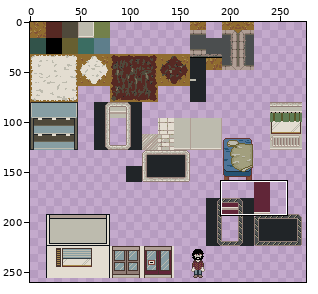
A sprite sheet gets an edit: assets/gfx/tileset.png. The first picture is a wide view before the edit; the outline marks the close-up.
Close-up. Old version:
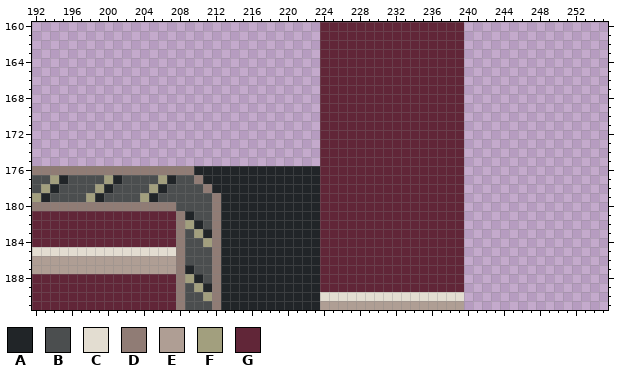
The file is 320x320 pixels. Shown: x 192..255, y 160..191. The wide view leaves out empty margins.
Palette (. is transparent): A #212528  B #4b4e4f  C #e3ddd1  D #907c75  E #af9e94  F #a29f7e  G #612638
Pixels before, first column x 192:
160 ................................GGGGGGGGGGGGGGGG
161 ................................GGGGGGGGGGGGGGGG
162 ................................GGGGGGGGGGGGGGGG
163 ................................GGGGGGGGGGGGGGGG
164 ................................GGGGGGGGGGGGGGGG
165 ................................GGGGGGGGGGGGGGGG
166 ................................GGGGGGGGGGGGGGGG
167 ................................GGGGGGGGGGGGGGGG
168 ................................GGGGGGGGGGGGGGGG
169 ................................GGGGGGGGGGGGGGGG
170 ................................GGGGGGGGGGGGGGGG
171 ................................GGGGGGGGGGGGGGGG
172 ................................GGGGGGGGGGGGGGGG
173 ................................GGGGGGGGGGGGGGGG
174 ................................GGGGGGGGGGGGGGGG
175 ................................GGGGGGGGGGGGGGGG
176 DDDDDDDDDDDDDDDDDDAAAAAAAAAAAAAAGGGGGGGGGGGGGGGG
177 BBFABBBBFABBBBFABBDAAAAAAAAAAAAAGGGGGGGGGGGGGGGG
178 BFABBBBFABBBBFABBBBDAAAAAAAAAAAAGGGGGGGGGGGGGGGG
179 FABBBBFABBBBFABBBBBBDAAAAAAAAAAAGGGGGGGGGGGGGGGG
180 DDDDDDDDDDDDDDDDBBBBDAAAAAAAAAAAGGGGGGGGGGGGGGGG
181 GGGGGGGGGGGGGGGGDABBDAAAAAAAAAAAGGGGGGGGGGGGGGGG
182 GGGGGGGGGGGGGGGGDFABDAAAAAAAAAAAGGGGGGGGGGGGGGGG
183 GGGGGGGGGGGGGGGGDBFADAAAAAAAAAAAGGGGGGGGGGGGGGGG
184 GGGGGGGGGGGGGGGGDBBFDAAAAAAAAAAAGGGGGGGGGGGGGGGG
185 CCCCCCCCCCCCCCCCDBBBDAAAAAAAAAAAGGGGGGGGGGGGGGGG
186 EEEEEEEEEEEEEEEEDBBBDAAAAAAAAAAAGGGGGGGGGGGGGGGG
187 EEEEEEEEEEEEEEEEDABBDAAAAAAAAAAAGGGGGGGGGGGGGGGG
188 GGGGGGGGGGGGGGGGDFABDAAAAAAAAAAAGGGGGGGGGGGGGGGG
189 GGGGGGGGGGGGGGGGDBFADAAAAAAAAAAAGGGGGGGGGGGGGGGG
190 GGGGGGGGGGGGGGGGDBBFDAAAAAAAAAAACCCCCCCCCCCCCCCC
191 GGGGGGGGGGGGGGGGDBBBDAAAAAAAAAAAEEEEEEEEEEEEEEEE
After the commit:
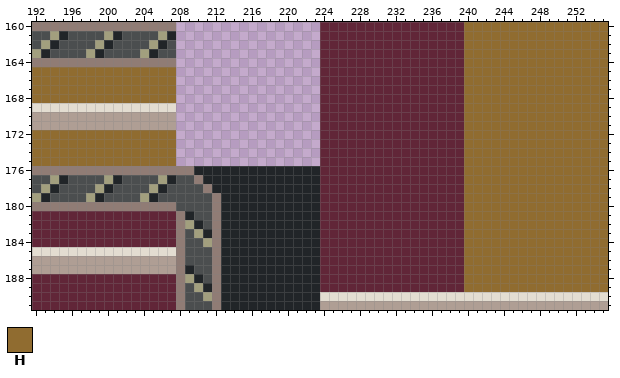
Colours new in this view: H #906c30
Difference:
Changed rows in their new state; - is an unchanged pixel.
first column x 192:
160 DDDDDDDDDDDDDDDD--------------------------------HHHHHHHHHHHHHHHH
161 BBFABBBBFABBBBFA--------------------------------HHHHHHHHHHHHHHHH
162 BFABBBBFABBBBFAB--------------------------------HHHHHHHHHHHHHHHH
163 FABBBBFABBBBFABB--------------------------------HHHHHHHHHHHHHHHH
164 DDDDDDDDDDDDDDDD--------------------------------HHHHHHHHHHHHHHHH
165 HHHHHHHHHHHHHHHH--------------------------------HHHHHHHHHHHHHHHH
166 HHHHHHHHHHHHHHHH--------------------------------HHHHHHHHHHHHHHHH
167 HHHHHHHHHHHHHHHH--------------------------------HHHHHHHHHHHHHHHH
168 HHHHHHHHHHHHHHHH--------------------------------HHHHHHHHHHHHHHHH
169 CCCCCCCCCCCCCCCC--------------------------------HHHHHHHHHHHHHHHH
170 EEEEEEEEEEEEEEEE--------------------------------HHHHHHHHHHHHHHHH
171 EEEEEEEEEEEEEEEE--------------------------------HHHHHHHHHHHHHHHH
172 HHHHHHHHHHHHHHHH--------------------------------HHHHHHHHHHHHHHHH
173 HHHHHHHHHHHHHHHH--------------------------------HHHHHHHHHHHHHHHH
174 HHHHHHHHHHHHHHHH--------------------------------HHHHHHHHHHHHHHHH
175 HHHHHHHHHHHHHHHH--------------------------------HHHHHHHHHHHHHHHH
176 ------------------------------------------------HHHHHHHHHHHHHHHH
177 ------------------------------------------------HHHHHHHHHHHHHHHH
178 ------------------------------------------------HHHHHHHHHHHHHHHH
179 ------------------------------------------------HHHHHHHHHHHHHHHH
180 ------------------------------------------------HHHHHHHHHHHHHHHH
181 ------------------------------------------------HHHHHHHHHHHHHHHH
182 ------------------------------------------------HHHHHHHHHHHHHHHH
183 ------------------------------------------------HHHHHHHHHHHHHHHH
184 ------------------------------------------------HHHHHHHHHHHHHHHH
185 ------------------------------------------------HHHHHHHHHHHHHHHH
186 ------------------------------------------------HHHHHHHHHHHHHHHH
187 ------------------------------------------------HHHHHHHHHHHHHHHH
188 ------------------------------------------------HHHHHHHHHHHHHHHH
189 ------------------------------------------------HHHHHHHHHHHHHHHH
190 ------------------------------------------------CCCCCCCCCCCCCCCC
191 ------------------------------------------------EEEEEEEEEEEEEEEE
Where, in picture pixels (left, top, right, bottom), the same in both close-ups:
added: (32, 22, 176, 166)
added: (464, 22, 608, 310)
